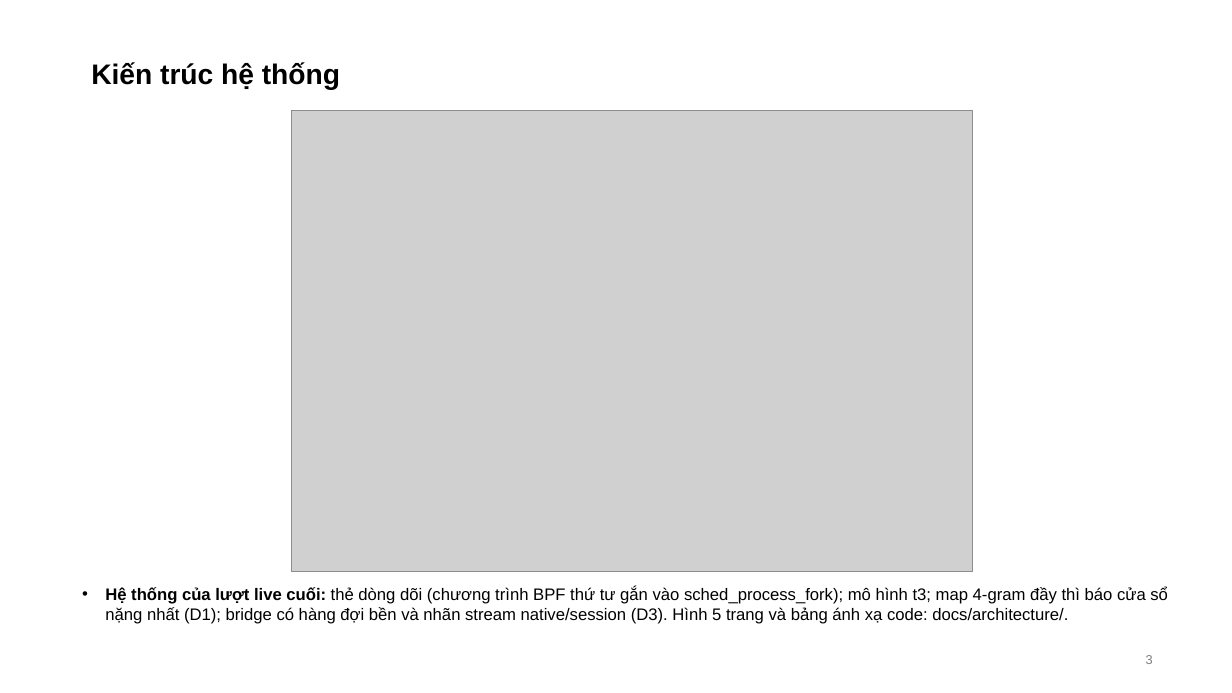
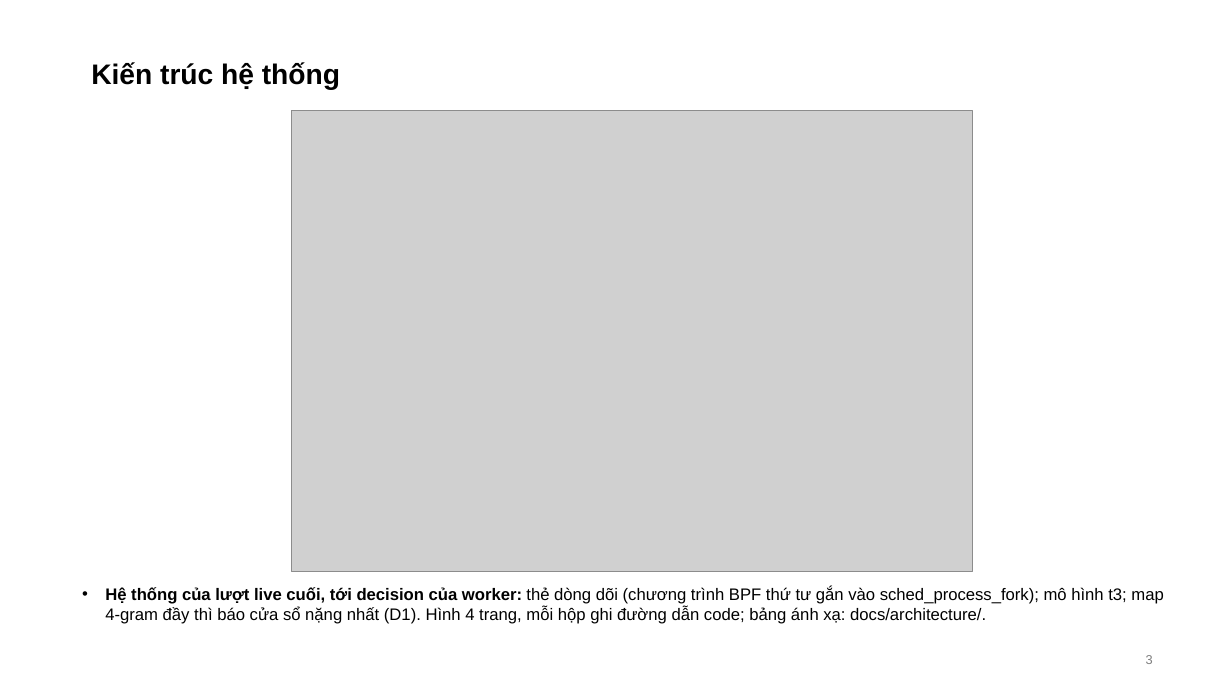
Before and after one commit to tndat-dev/eBPF-project, a slide deck: slide 3 of docs/Slide-runtime_security(20_11).pptx. Drawn at 1232x693 pixels with LibreOffice and Linux fonts; fonts in the diff are those of the drawing; grey boxes stand for pictures. Boxes give left, top, right and bottom in pixels: in the first picture for what was removed or moved away, otherwise in the second. Text is boxed around its words. In the diff, an @@ line names an element or a change of style, - is before the commit and + after.

```diff
--- a/docs/Slide-runtime_security(20_11).pptx
+++ b/docs/Slide-runtime_security(20_11).pptx
@@ text at (105, 586, 1163, 624): text changed @@
-• Hệ thống của lượt live cuối: thẻ dòng dõi (chương trình BPF thứ tư gắn vào sched_process_fork); mô hình t3; map 4-gram đầy thì báo cửa sổ nặng nhất (D1); bridge có hàng đợi bền và nhãn stream native/session (D3). Hình 5 trang và bảng ánh xạ code: docs/architecture/.
+• Hệ thống của lượt live cuối, tới decision của worker: thẻ dòng dõi (chương trình BPF thứ tư gắn vào sched_process_fork); mô hình t3; map 4-gram đầy thì báo cửa sổ nặng nhất (D1). Hình 4 trang, mỗi hộp ghi đường dẫn code; bảng ánh xạ: docs/architecture/.
```
Also in this commit, not shown: 26 other files.
